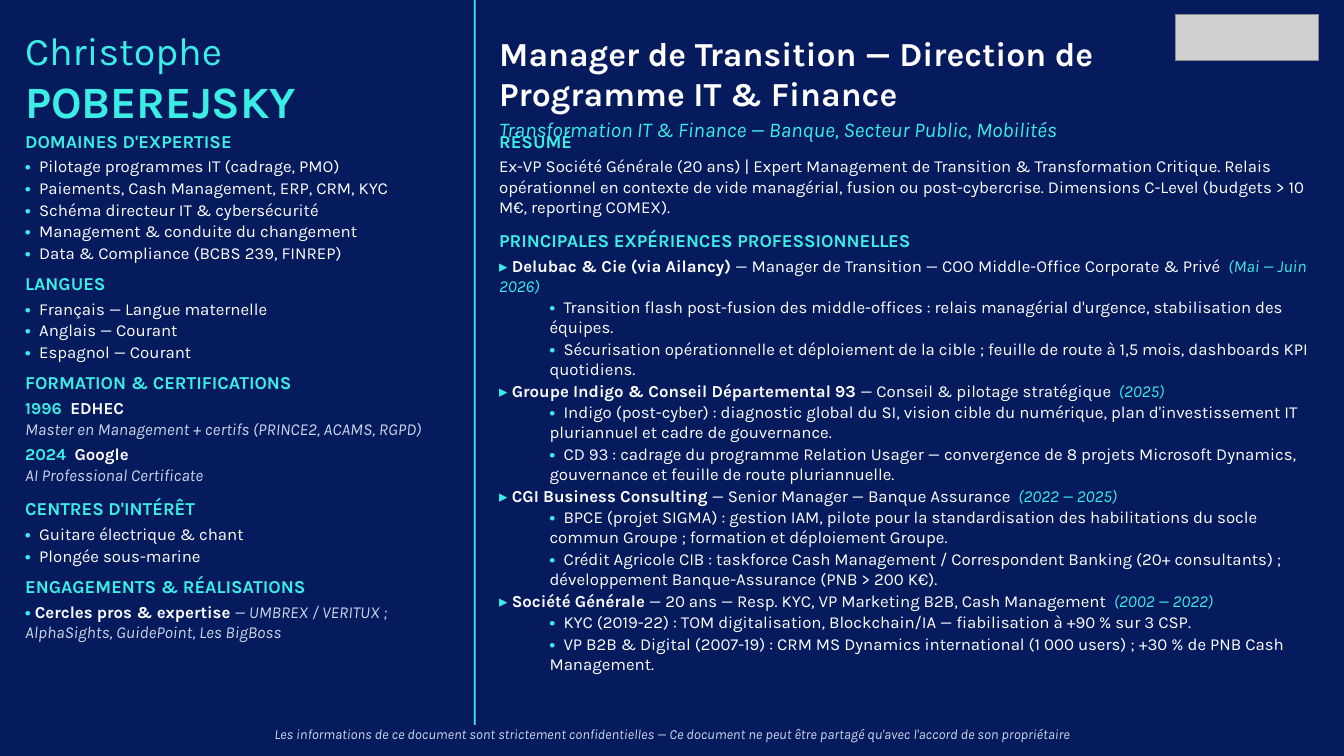
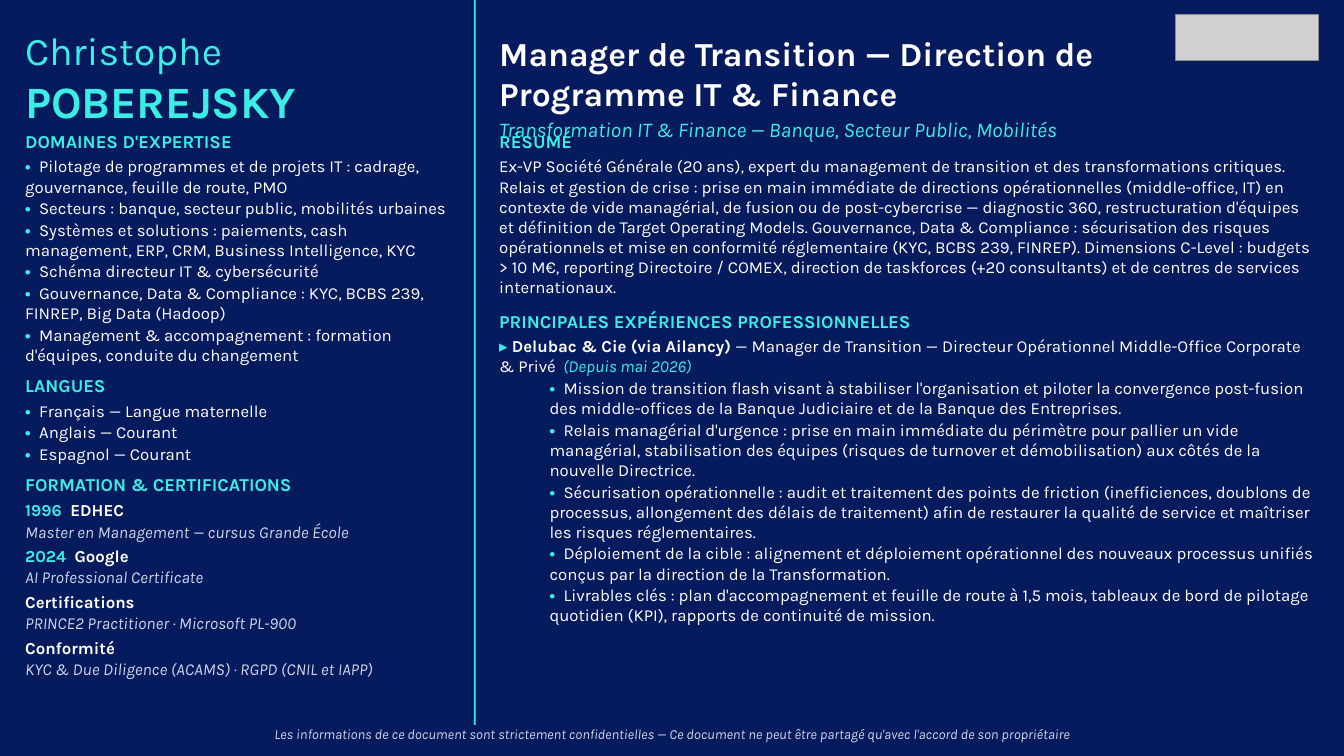
Before and after one commit to insidebankingfrance-rgb/G-n-rateur-de-CV, a slide deck: slide 1 of outputs/C.P._transition_management.pptx. Drawn at 1344x756 pixels with LibreOffice and Linux fonts; fonts in the diff are those of the drawing; grey boxes stand for pictures. Boxes give left, top, right and bottom in pixels: in the first picture for what was removed or moved away, otherwise in the second. Text is boxed around its words. In the diff, an @@ line names an element or a change of style, - is before the commit and + after.

```diff
--- a/outputs/C.P._transition_management.pptx
+++ b/outputs/C.P._transition_management.pptx
@@ text at (x1=25, y1=160, x2=446, y2=260): text changed @@
-• Pilotage programmes IT (cadrage, PMO)
-• Paiements, Cash Management, ERP, CRM, KYC
+• Pilotage de programmes et de projets IT : cadrage, gouvernance, feuille de route, PMO
+• Secteurs : banque, secteur public, mobilités urbaines
+• Systèmes et solutions : paiements, cash management, ERP, CRM, Business Intelligence, KYC
@@ text at (x1=499, y1=159, x2=1310, y2=293): text changed @@
-Ex-VP Société Générale (20 ans) | Expert Management de Transition & Transformation Critique. Relais opérationnel en contexte de vide managérial, fusion ou post-cybercrise. Dimensions C-Level (budgets > 10 M€, reporting COMEX).
+Ex-VP Société Générale (20 ans), expert du management de transition et des transformations critiques. Relais et gestion de crise : prise en main immédiate de directions opérationnelles (middle-office, IT) en contexte de vide managérial, de fusion ou de post-cybercrise — diagnostic 360, restructuration d'équipes et définition de Target Operating Models. Gouvernance, Data & Compliance : sécurisation des risques opérationnels et mise en conformité réglementaire (KYC, BCBS 239, FINREP). Dimensions C-Level : budgets > 10 M€, reporting Directoire / COMEX, direction de taskforces (+20 consultants) et de centres de services internationaux.
@@ text at (x1=25, y1=287, x2=424, y2=365): text changed @@
-• Management & conduite du changement
-• Data & Compliance (BCBS 239, FINREP)
+• Gouvernance, Data & Compliance : KYC, BCBS 239, FINREP, Big Data (Hadoop)
+• Management & accompagnement : formation d'équipes, conduite du changement
@@ text at (x1=512, y1=339, x2=1312, y2=625): text changed @@
-▸ Delubac & Cie (via Ailancy) — Manager de Transition — COO Middle-Office Corporate & Privé (Mai — Juin 2026)
-  • Transition flash post-fusion des middle-offices : relais managérial d'urgence, stabilisation des équipes.
-  • Sécurisation opérationnelle et déploiement de la cible ; feuille de route à 1,5 mois, dashboards KPI quotidiens.
-▸ Groupe Indigo & Conseil Départemental 93 — Conseil & pilotage stratégique (2025)
-  • Indigo (post-cyber) : diagnostic global du SI, vision cible du numérique, plan d'investissement IT pluriannuel et cadre de gouvernance.
-  • CD 93 : cadrage du programme Relation Usager — convergence de 8 projets Microsoft Dynamics, gouvernance et feuille de route pluriannuelle.
-▸ CGI Business Consulting — Senior Manager — Banque Assurance (2022 — 2025)
-  • BPCE (projet SIGMA) : gestion IAM, pilote pour la standardisation des habilitations du socle commun Groupe ; formation et déploiement Groupe.
-  • Crédit Agricole CIB : taskforce Cash Management / Correspondent Banking (20+ consultants) ; développement Banque-Assurance (PNB > 200 K€).
-▸ Société Générale — 20 ans — Resp. KYC, VP Marketing B2B, Cash Management (2002 — 2022)
-  • KYC (2019-22) : TOM digitalisation, Blockchain/IA — fiabilisation à +90 % sur 3 CSP.
-  • VP B2B & Digital (2007-19) : CRM MS Dynamics international (1 000 users) ; +30 % de PNB Cash Management.
+▸ Delubac & Cie (via Ailancy) — Manager de Transition — Directeur Opérationnel Middle-Office Corporate & Privé (Depuis mai 2026)
+  • Mission de transition flash visant à stabiliser l'organisation et piloter la convergence post-fusion des middle-offices de la Banque Judiciaire et de la Banque des Entreprises.
+  • Relais managérial d'urgence : prise en main immédiate du périmètre pour pallier un vide managérial, stabilisation des équipes (risques de turnover et démobilisation) aux côtés de la nouvelle Directrice.
+  • Sécurisation opérationnelle : audit et traitement des points de friction (inefficiences, doublons de processus, allongement des délais de traitement) afin de restaurer la qualité de service et maîtriser les risques réglementaires.
+  • Déploiement de la cible : alignement et déploiement opérationnel des nouveaux processus unifiés conçus par la direction de la Transformation.
+  • Livrables clés : plan d'accompagnement et feuille de route à 1,5 mois, tableaux de bord de pilotage quotidien (KPI), rapports de continuité de mission.
@@ text at (x1=25, y1=523, x2=348, y2=542): text changed @@
-Master en Management + certifs (PRINCE2, ACAMS, RGPD)
+Master en Management — cursus Grande École
@@ text at (x1=25, y1=596, x2=373, y2=679): text changed; text colour #FFFFFF to #CCD6E8; italic on @@
-CENTRES D'INTÉRÊT
-• Guitare électrique & chant
-• Plongée sous-marine
-ENGAGEMENTS & RÉALISATIONS
-• Cercles pros & expertise — UMBREX / VERITUX ; AlphaSights, GuidePoint, Les BigBoss
+Certifications
+PRINCE2 Practitioner · Microsoft PL-900
+Conformité
+KYC & Due Diligence (ACAMS) · RGPD (CNIL et IAPP)
```
Also in this commit, not shown: 4 slides added, 1 slide removed, 10 other files.
